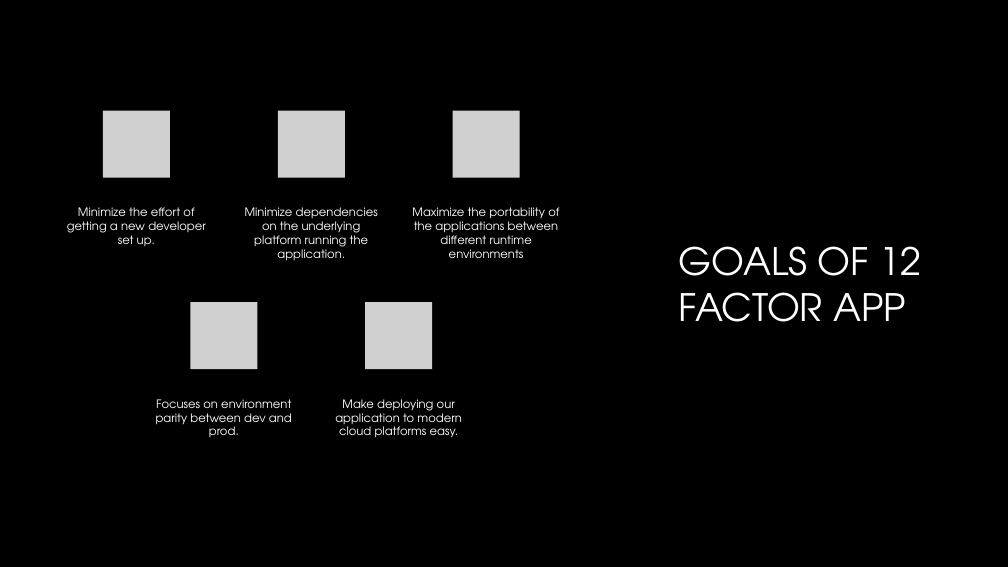
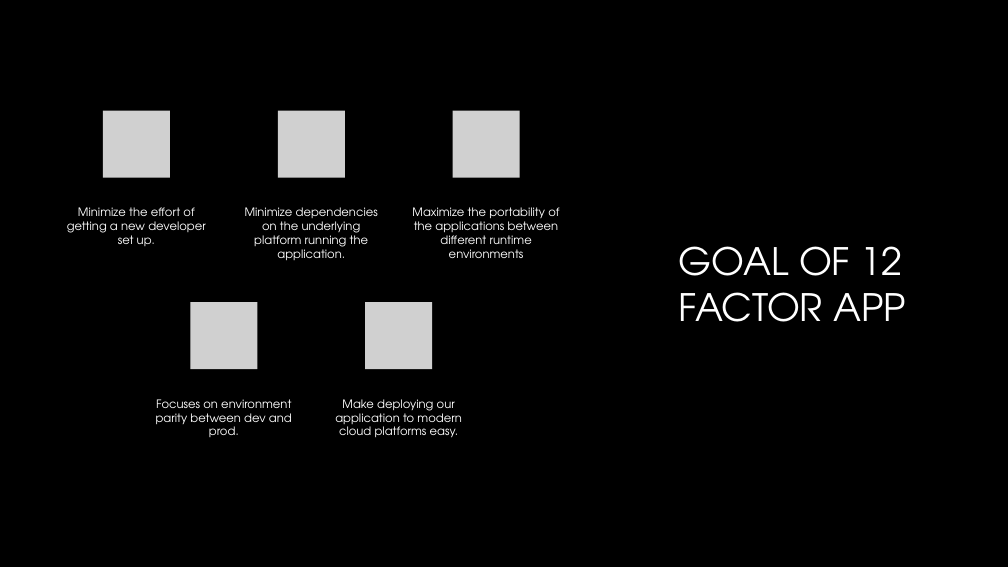
Before and after one commit to HarishParthasarathy/Power-Point-Presentations, a slide deck: slide 3 of 12 Factor/TwelveFactorApp.pptx. Drawn at 1008x567 pixels with LibreOffice and Linux fonts; fonts in the diff are those of the drawing; grey boxes stand for pictures; background and template pictures are left out. Boxes give left, top, right and bottom in pixels: in the first picture for what was removed or moved away, otherwise in the second. Text is boxed around its words. In the diff, an @@ line names an element or a change of style, - is before the commit and + after.

Commit message:
Modified 12 Factor PPT

```diff
--- a/12 Factor/TwelveFactorApp.pptx
+++ b/12 Factor/TwelveFactorApp.pptx
@@ title at (679, 246, 906, 322): text changed @@
-GOALS OF 12 FACTOR APP
+GOAL OF 12 FACTOR APP
```
Also in this commit, not shown: 2 other slides changed.
